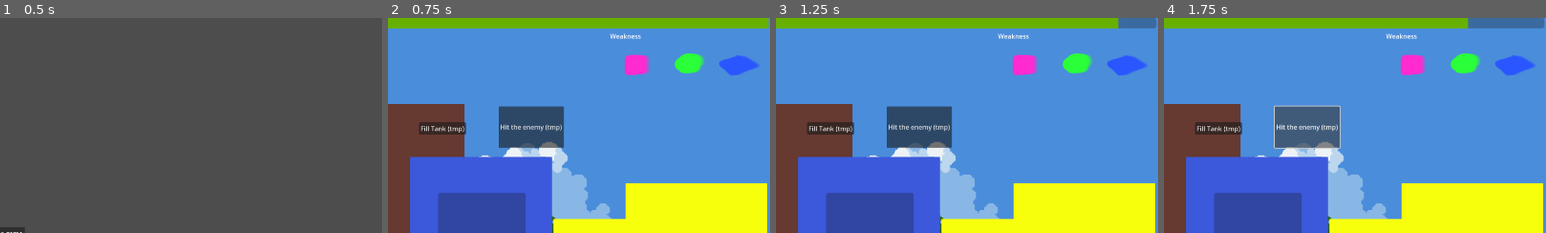
Above: before the commit, frames 1-4 (left to right).
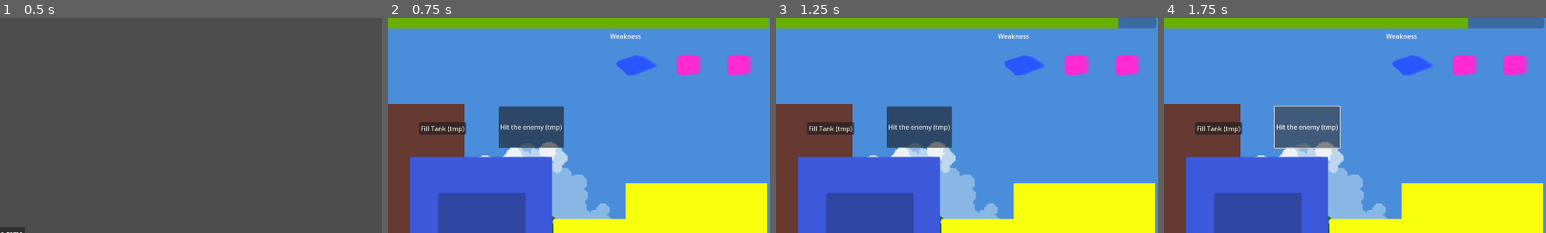
Above: after the commit, the same moments.

Repository: jackfruitgames/ahirutochi
Game: Godot game, scene res://scenes/MainMenu/main_menu.tscn
Same seed, same stepped clock (60 frames per second), same inputs: the game is played once before the commit and once after it.
Inputs:
- Up to frame 1 (0.5 s): no input
- Up to frame 2 (0.75 s): click "Start the game" at 0.5 s
- Up to frame 3 (1.25 s): no input
- Up to frame 4 (1.75 s): click "Hit the enemy (tmp)" at 1.25 s
The pictures show only the part of the screen within x 50-100%, y 0-50%; the shares and areas given below are measured in that part.

Frame 1 is identical in both runs. In frame 2, 2.1% of the frame differs, in the area x 59-97%, y 16-27%; in frame 3, 2.1%; in frame 4, 2.1%.

Commit message:
new random recipe on enemy death

Diff:
--- a/scenes/Game/game.gd
+++ b/scenes/Game/game.gd
@@ -1,19 +1,24 @@
 extends Node2D
 
-var recipe: Array = [
-	Enums.INGREDIENT.RED,
-	Enums.INGREDIENT.GREEN,
-	Enums.INGREDIENT.BLUE
-]
 
 func _ready() -> void:
-	$Recipe.set_ingredients(recipe)
+	pass
 
 
 func _on_soda_dream_shot_fired() -> void:
+	new_random_recipe()
 	if $Enemy:
 		$Enemy.kill_the_enemy()
 
 
 func _on_pot_bubble_exploded() -> void:
 	GameState.health -= 10
+
+
+func new_random_recipe():
+	GameState.current_recipe = [
+		randi_range(0, 2) as Enums.INGREDIENT,
+		randi_range(0, 2) as Enums.INGREDIENT,
+		randi_range(0, 2) as Enums.INGREDIENT
+	]
+	$Recipe.set_ingredients()
--- a/scenes/Game/game.tscn
+++ b/scenes/Game/game.tscn
@@ -24,7 +24,6 @@
 position = Vector2(164, 236)
 
 [node name="Pot" parent="." instance=ExtResource("6_22nnk")]
-self_modulate = Color(1, 0.635294, 1, 1)
 position = Vector2(672, 726)
 
 [node name="SodaDream" parent="." instance=ExtResource("6_aey6b")]
--- a/scenes/Recipe/recipe.gd
+++ b/scenes/Recipe/recipe.gd
@@ -6,12 +6,13 @@
 	preload("res://assets/img/scribbles/BLUE.png"),
 ]
 
-# Called when the node enters the scene tree for the first time.
+
 func _ready() -> void:
-	pass # Replace with function body.
+	set_ingredients()
 
 
-func set_ingredients(ingredients: Array) -> void:
+func set_ingredients() -> void:
+	var ingredients = GameState.current_recipe
 	$Ingredient1.texture = textures[ingredients[0]]
 	$Ingredient2.texture = textures[ingredients[1]]
 	$Ingredient3.texture = textures[ingredients[2]]
--- a/scripts/autoload/game_state.gd
+++ b/scripts/autoload/game_state.gd
@@ -2,12 +2,8 @@
 
 var health = 100
 var is_hand_full = false
-
-# Called when the node enters the scene tree for the first time.
-func _ready() -> void:
-	pass # Replace with function body.
-
-
-# Called every frame. 'delta' is the elapsed time since the previous frame.
-func _process(delta: float) -> void:
-	pass
+var current_recipe: Array = [
+	randi_range(0, 2) as Enums.INGREDIENT,
+	randi_range(0, 2) as Enums.INGREDIENT,
+	randi_range(0, 2) as Enums.INGREDIENT
+]
